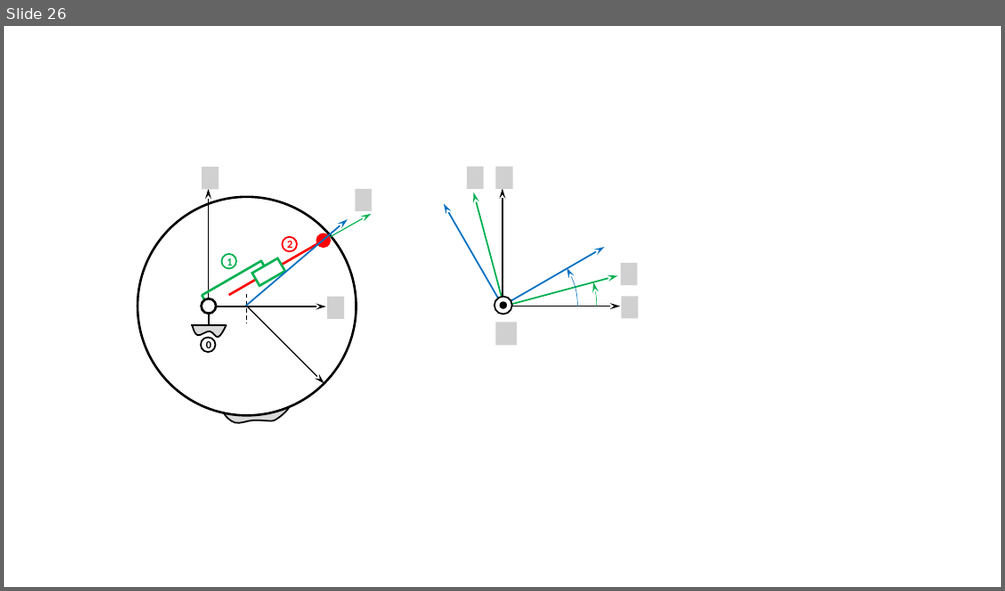
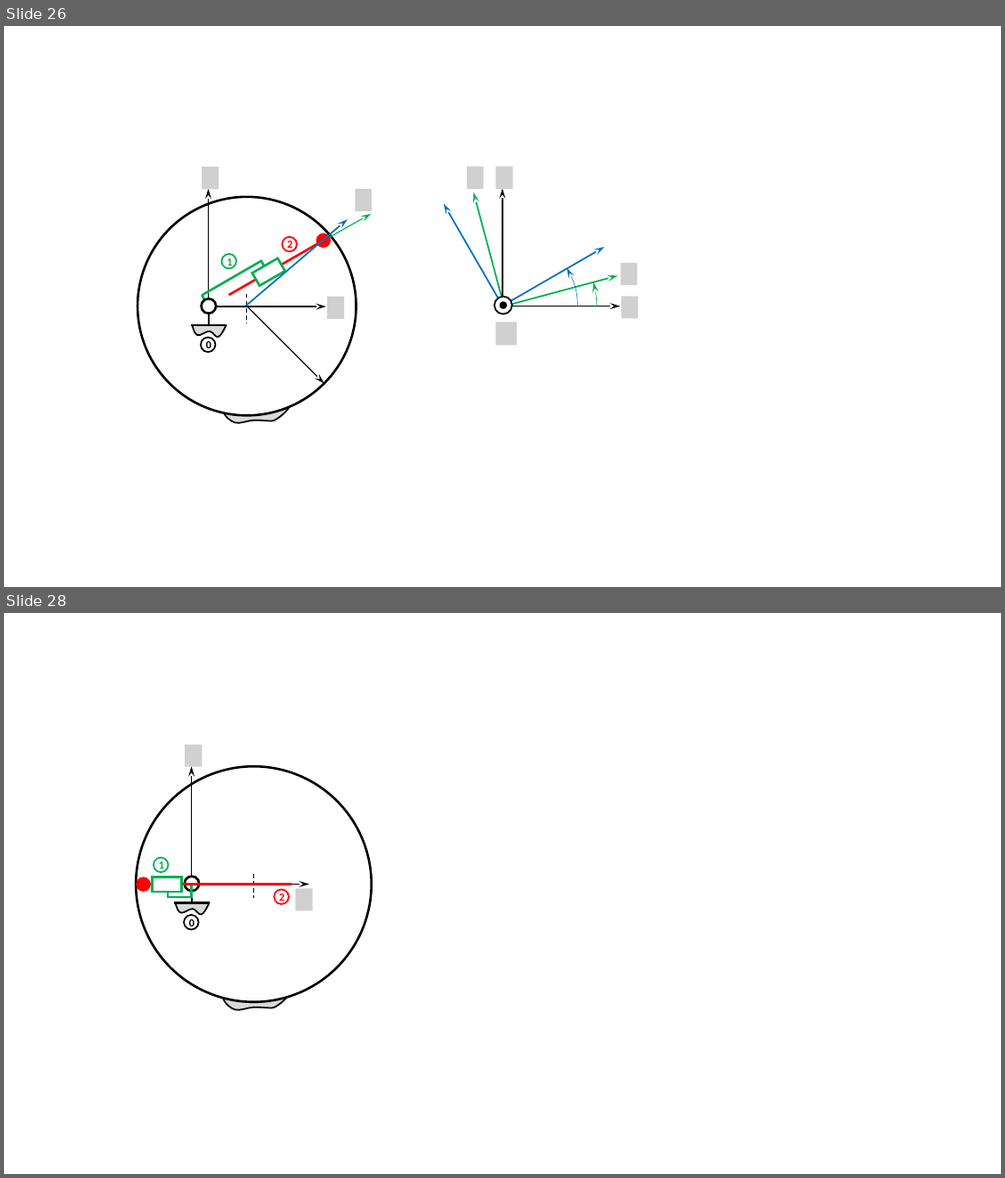
Before and after one commit to xpessoles/ExercicesCompetences, a slide deck: MecanismesDeBase/Figures.pptx. Shown one above the other, each under a label of ours: slide 26 before the commit, slides 26 and 28 after it; the slides between them are not shown. The pictures are 1005x591 and 1005x1178 pixels, drawn with LibreOffice and Linux fonts; fonts in the diff are those of the drawing; grey boxes stand for pictures; background and template pictures are left out. Boxes give left, top, right and bottom in pixels: in the first picture for what was removed or moved away, otherwise in the second. Text is boxed around its words. In the diff, an @@ line names an element or a change of style, - is before the commit and + after.

```diff
--- a/MecanismesDeBase/Figures.pptx
+++ b/MecanismesDeBase/Figures.pptx
@@ slide 28 added at box(4, 613, 1001, 1174), background #FFFFFF @@
@@ ellipse added at box(136, 766, 372, 1002), fill #FFFFFF, outline #000000 2.25 pt @@
@@ group added at box(133, 874, 291, 898): 4 lines, 1 ellipse, 1 rectangle @@
@@ ellipse added at box(154, 858, 169, 873), outline #00B050 1.5 pt, 10.5 pt, text #00B050, bold @@
+1
@@ group added at box(175, 745, 313, 930): 2 lines, 2 ellipses, 2 arrows, 2 pictures, 1 freeform shape @@
+0
@@ line added from (254, 874) to (254, 898), #000000 1 pt dashed @@
@@ ellipse added at box(274, 890, 289, 905), outline #FF0000 1.5 pt, 10.5 pt, text #FF0000, bold @@
+2
@@ freeform shape added at box(223, 995, 289, 1010), fill #D9D9D9, outline #000000 1.5 pt @@
```
Also in this commit, not shown: 1 slide changed, 1 other slide added, 4 other files.
